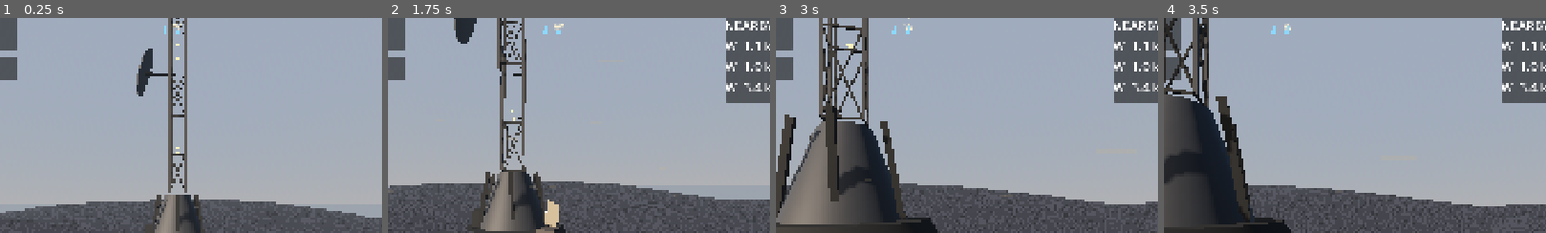
Above: before the commit, frames 1-4 (left to right).
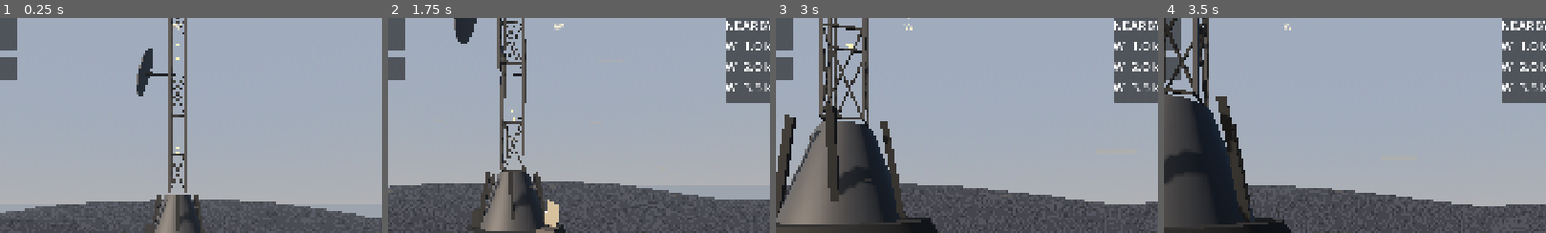
Above: after the commit, the same moments.

Repository: oleskulbru-commits/energy-glider
Game: Godot game, scene res://scenes/main.tscn
Same seed, same stepped clock (60 frames per second), same inputs: the game is played once before the commit and once after it.
Inputs (mouse positions are % of the whole screen's width and height, from its top left):
- Up to frame 1 (0.25 s): no input
- Up to frame 2 (1.75 s): move the mouse to (55, 50) at 0.52 s; hold Shift (boost) 0.53-1.28 s; hold W (move_forward) from 0.53 s (still down); click (55, 50) at 0.67 s; tap Space (jump) at 0.77, 1.52 s; move the mouse to (45, 50) at 1.27 s; tap E (interact) at 1.35 s
- Up to frame 3 (3 s): keep holding W (move_forward); move the mouse to (52, 48) at 2.02 s; hold Q (radar_pulse) 2.03-2.78 s; move the mouse to (49, 52) at 2.77 s; tap Shift (boost) at 2.85 s; click (49, 52) at 2.92 s
- Up to frame 4 (3.5 s): keep holding W (move_forward); tap Space (jump) at 3.02 s
The pictures show only the part of the screen within x 27-77%, y 6-56%; the shares and areas given below are measured in that part.

The runs differ from the first frame. In frame 1, less than 0.1% of the frame differs, in the area x 43-47%, y 3-8%; in frame 2, 0.3%; in frame 3, 0.3%; in frame 4, 0.3%, in the area x 28-98%, y 3-35%.

Commit message:
Add terrain manager group assignment and refine outpost bearing logic
- Assigned the terrain manager to a group for better organization and access.
- Updated the outpost bearing resolution to only consider the next objective tower after the E.O.N. run has started, improving gameplay clarity.
- Enhanced the outpost spawner to ensure correct tower placements based on planned X distances, refining the overall tower spawning logic.

Diff:
--- a/scripts/terrain/terrain_manager.gd
+++ b/scripts/terrain/terrain_manager.gd
@@ -19,6 +19,7 @@
 
 
 func _ready() -> void:
+	add_to_group("terrain_manager")
 	_apply_session_seed()
 	LevelRunScript.ensure(world_seed)
 	_height_sampler = DuneHeight.new(world_seed)
--- a/scripts/ui/glider_hud.gd
+++ b/scripts/ui/glider_hud.gd
@@ -496,7 +496,7 @@
 	else:
 		_compass_bar.set_poi_bearing(poi_bearing)
 
-	_compass_bar.set_outpost_bearings(_resolve_outpost_bearings(track_pos, 3))
+	_compass_bar.set_outpost_bearings(_resolve_outpost_bearings(track_pos))
 
 	if _director != null and _director.should_show_eon_tracker(track_pos):
 		_compass_bar.set_eon_bearing(_director.get_eon_bearing(track_pos))
@@ -510,17 +510,51 @@
 	return _player.global_position
 
 
-func _resolve_outpost_bearings(track_pos: Vector3, limit: int) -> Array:
-	var ranked := WorldQueries.ranked_in_group(
-		get_tree(),
-		"upgrade_tower",
-		track_pos,
-		40.0
-	)
-	var bearings: Array = []
-	for i in mini(limit, ranked.size()):
-		bearings.append(float(ranked[i].bearing))
-	return bearings
+## Only the next objective tower, and only after the E.O.N. run has started.
+func _resolve_outpost_bearings(track_pos: Vector3) -> Array:
+	if _director == null or not _director.is_run_active():
+		return []
+	var tower := _find_next_objective_tower()
+	if tower == null:
+		return []
+	var dist := MathUtil.horizontal_distance(track_pos, tower.global_position)
+	if dist < 40.0:
+		return []
+	return [MathUtil.bearing_to(track_pos, tower.global_position)]
+
+
+func _find_next_objective_tower() -> Node3D:
+	if _director == null:
+		return null
+	var tower_n := int(_director.next_upgrade_tower_label)
+	var offsets: Array[float] = LevelLayout.tower_x_offsets_from_origin()
+	if tower_n < 1 or tower_n > offsets.size():
+		return null
+	var origin_x := _run_origin_x()
+	var target_x := origin_x + offsets[tower_n - 1]
+	var best: Node3D = null
+	var best_dx := INF
+	for node in get_tree().get_nodes_in_group("upgrade_tower"):
+		var spatial := node as Node3D
+		if spatial == null or not is_instance_valid(spatial):
+			continue
+		var dx := absf(spatial.global_position.x - target_x)
+		if dx < best_dx:
+			best_dx = dx
+			best = spatial
+	# Towers are pinned to planned X; allow small float / snap slack.
+	if best == null or best_dx > 50.0:
+		return null
+	return best
+
+
+func _run_origin_x() -> float:
+	var terrain := get_tree().get_first_node_in_group("terrain_manager") as TerrainManager
+	if terrain == null:
+		terrain = get_tree().root.find_child("TerrainManager", true, false) as TerrainManager
+	if terrain != null:
+		return terrain.run_origin.x
+	return 0.0
 
 
 func _update_outpost_board() -> void:
--- a/scripts/world/outpost_spawner.gd
+++ b/scripts/world/outpost_spawner.gd
@@ -43,24 +43,23 @@
 	tower.snap_to_terrain()
 
 
+## Pick a high ridge near the planned spot, but keep X fixed.
+## LevelProgress advances on planned west X — shifting X made the objective lag behind the mesh.
 func _pick_ridge_xz(approx: Vector3, terrain: TerrainManager) -> Vector2:
 	var best := Vector2(approx.x, approx.z)
 	if terrain == null:
 		return best
-	var best_h := terrain.sample_height(best.x, best.y)
+	var best_h := terrain.sample_height(approx.x, approx.z)
 	var steps := maxi(ridge_sample_steps, 1)
 	for i in steps:
-		var angle := float(i) / float(steps) * TAU
-		var x := approx.x + cos(angle) * ridge_sample_radius_m
-		var z := approx.z + sin(angle) * ridge_sample_radius_m
-		var h := terrain.sample_height(x, z)
+		var t := 0.0
+		if steps > 1:
+			t = (float(i) / float(steps - 1)) * 2.0 - 1.0
+		var z := approx.z + t * ridge_sample_radius_m
+		var h := terrain.sample_height(approx.x, z)
 		if h > best_h:
 			best_h = h
-			best = Vector2(x, z)
-	# Also try center.
-	var center_h := terrain.sample_height(approx.x, approx.z)
-	if center_h >= best_h:
-		return Vector2(approx.x, approx.z)
+			best = Vector2(approx.x, z)
 	return best
 
 
--- a/scripts/world/verify_outpost_spawner.gd
+++ b/scripts/world/verify_outpost_spawner.gd
@@ -69,6 +69,7 @@
 	var spawned := 0
 	var home_found := false
 	var west_ok := 0
+	var matched_offsets: Dictionary = {}
 	for node in get_nodes_in_group("upgrade_tower"):
 		var s := node as Node3D
 		if s == null or s == tower:
@@ -79,18 +80,18 @@
 		if absf(dx) < 1.0 and absf(dz) < 1.0:
 			home_found = true
 			continue
-		if dx >= -100.0:
-			continue
-		if absf(dz) > 300.0:
+		if absf(dz) > 100.0:
 			continue
 		for offset_x in expected_offsets:
-			if absf(dx - offset_x) < 300.0:
+			# X must stay on the planned west distance (ridge snap is Z-only).
+			if absf(dx - offset_x) < 0.5 and not matched_offsets.has(offset_x):
+				matched_offsets[offset_x] = true
 				west_ok += 1
 				break
 
 	_fail_unless(home_found, "Expected home tower at run origin")
 	_fail_unless(spawned == 41, "Expected home+40 west towers, got %d spawned" % spawned)
-	_fail_unless(west_ok == 40, "Expected 40 west towers at level distances, got %d" % west_ok)
+	_fail_unless(west_ok == 40, "Expected 40 west towers on planned X, got %d" % west_ok)
 
 	print("Outpost spawner verification passed.")
 	quit(0)
